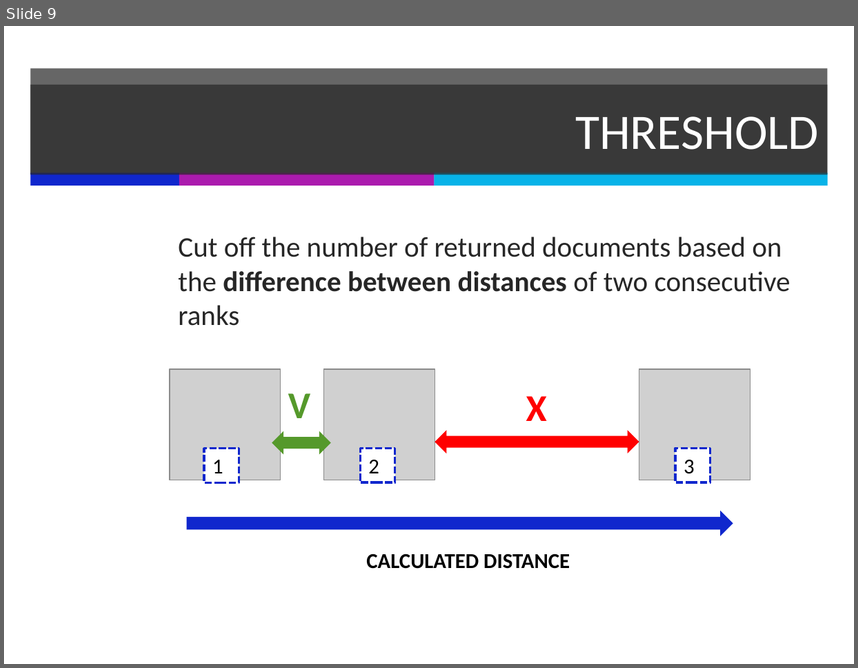
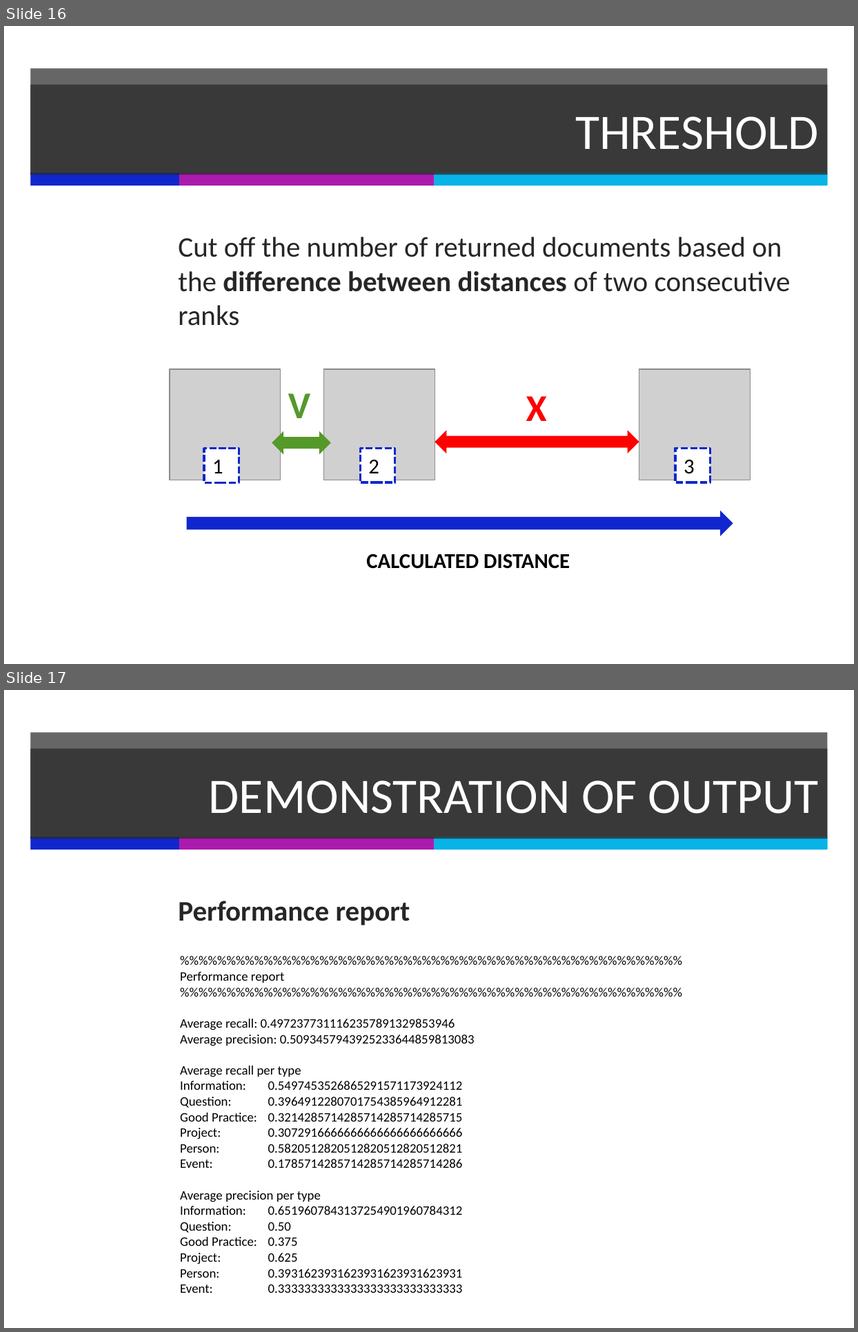
Before and after one commit to PerceptumNL/TweedejaarsProject, a slide deck: doc/finalpresentation.pptx. Shown one above the other, each under a label of ours: slide 9 before the commit, slides 16 and 17 after it. The pictures are 858x668 and 858x1332 pixels, drawn with LibreOffice and Linux fonts; fonts in the diff are those of the drawing; grey boxes stand for pictures. Boxes give left, top, right and bottom in pixels: in the first picture for what was removed or moved away, otherwise in the second. Text is boxed around its words. In the diff, an @@ line names an element or a change of style, - is before the commit and + after.

```diff
--- a/doc/finalpresentation.pptx
+++ b/doc/finalpresentation.pptx
@@ slide 17 added at box(4, 690, 854, 1328), background #FFFFFF; not listed: 4 template elements that a slide beside it also shows @@
@@ title added at box(30, 749, 828, 839), fill #262626 at 70% opacity, 42 pt, text #FFFFFF @@
+DEMONSTRATION OF OUTPUT
@@ text added at box(178, 900, 410, 925), 24 pt, text #262626, bold @@
+Performance report
@@ text added at box(180, 972, 475, 1292), 11 pt, text #000000 @@
+%%%%%%%%%%%%%%%%%%%%%%%%%%%%%%%%%%%%%%%%%%%%%%%%%%%%%%
+Performance report
+%%%%%%%%%%%%%%%%%%%%%%%%%%%%%%%%%%%%%%%%%%%%%%%%%%%%%%
+Average recall: 0.4972377311162357891329853946
+Average precision: 0.5093457943925233644859813083
+Average recall per type
+Information: 0.5497453526865291571173924112
+Question: 0.3964912280701754385964912281
+Good Practice: 0.3214285714285714285714285715
+Project: 0.3072916666666666666666666666
+Person: 0.5820512820512820512820512821
+Event: 0.1785714285714285714285714286
+Average precision per type
+Information: 0.6519607843137254901960784312
+Question: 0.50
+Good Practice: 0.375
+Project: 0.625
+Person: 0.3931623931623931623931623931
+Event: 0.3333333333333333333333333333
@@ what was slide 9 is now slide 16 @@
```
Also in this commit, not shown: 3 slides changed, 13 other slides added, 5 slides removed, 1 other file.
